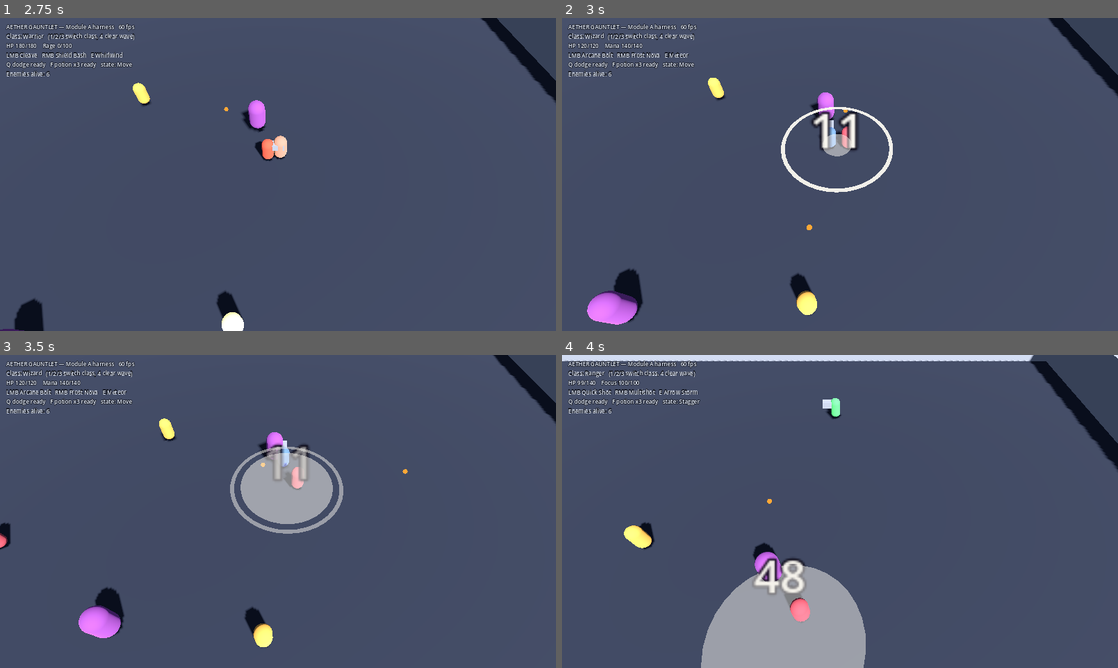
Above: before the commit, frames 1-4 (two rows, left to right).
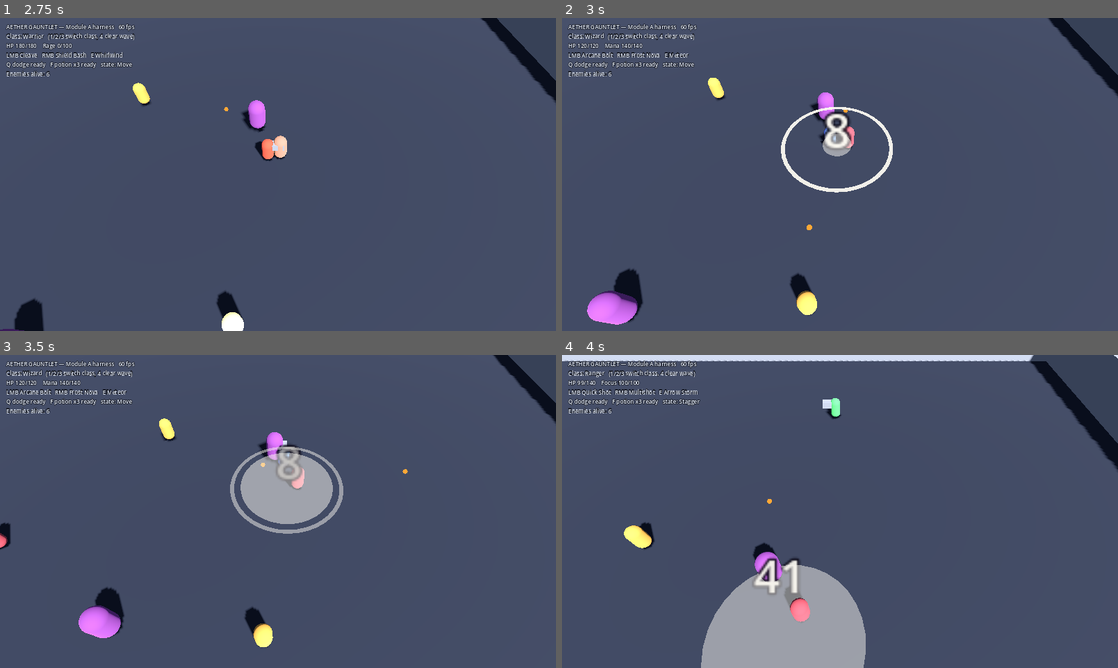
Above: after the commit, the same moments.

Repository: StevenSeagalStreams/Ashes-of-azer
Game: Godot game, scene res://scenes/world/Bootstrap.tscn
The game is run twice, just before and just after one commit, with the same random seed, the same clock (stepped at 60 frames per second) and the same inputs.
Inputs (mouse positions are in pixels of both pictures, inside the frame that each line leads up to):
- Up to frame 1 (2.75 s): move the mouse to (400, 158) at 0.52 s; hold D (move_right) 0.53-1.28 s; tap Q (dodge) at 0.6 s; move the mouse to (166, 190) at 1.27 s; hold S (move_down) 1.28-2.03 s; click (166, 190) at 1.35 s; move the mouse to (333, 105) at 2.02 s; hold D (move_right) from 2.03 s (still down); tap 1 (quickbar_1) at 2.1 s
- Up to frame 2 (3 s): move the mouse to (812, 237) at 2.77 s; release D (move_right) at 2.78 s; hold W (move_up) from 2.78 s (still down); tap 2 (quickbar_2) at 2.85 s
- Up to frame 3 (3.5 s): keep holding W (move_up)
- Up to frame 4 (4 s): move the mouse to (1006, 558) at 3.52 s; release W (move_up) at 3.53 s; hold A (move_left) from 3.53 s (still down); tap 3 (quickbar_3) at 3.6 s

Frame 1 is identical in both runs. In frame 2, 0.8% of the frame differs, in the area x 44-54%, y 29-43%; in frame 3, 0.5%; in frame 4, 0.3%.

Commit message:
fix(module-a): report mitigated damage on the hit-landed packet
Critic iteration 2 found that every floating combat number showed the
pre-armour figure. HurtboxComponent.receive_hit deep-copies the incoming
DamageInfo and it is that copy — never the caller's object — that
HealthComponent.apply_damage mitigates and stamps with applied_amount. But
HitboxComponent.scan emits hit_landed with the original, so
AbilityData._on_ability_hit_landed forwarded an un-stamped packet to
EventBus.damage_number_requested, and DamageNumber.play fell through its
`applied_amount if > 0 else amount` guard to the raw swing value.

The effect: armour, the Sunder debuff and HurtboxComponent.damage_multiplier
weak points were all applied correctly but completely invisible — the number
on screen contradicted the health bar, and direct hits reported on a
different scale from damage-over-time ticks, which pass the same object they
damaged with and were therefore already correct.

Fixed in HurtboxComponent.receive_hit by mirroring the resolved outcome back
onto the caller's packet, which is the same contract HealthComponent.apply_damage
already honours for the packet it is handed.

Covered by three tests verified to fail without the fix: two at the hitbox
level (armour mitigation and a weak-point multiplier reaching the emitted
packet) and one end-to-end through a real Warrior Cleave against an armoured
target, asserting the number shown equals the health actually lost and is
visibly below the unmitigated swing.

Suite: 164 tests, 453 assertions, zero failures.

Co-Authored-By: Claude Opus 5 <noreply@anthropic.com>
Claude-Session: https://claude.ai/code/session_012o57SU6zBE6UbVRpNdsgyN

Diff:
--- a/aether-gauntlet/scripts/components/HurtboxComponent.gd
+++ b/aether-gauntlet/scripts/components/HurtboxComponent.gd
@@ -72,6 +72,16 @@
 	packet.amount = info.amount * damage_multiplier
 	var dealt := health.apply_damage(packet)
 
+	# Mirror the resolved outcome back onto the caller's packet. The hitbox
+	# still owns that object and hands it to its own listeners — floating
+	# numbers, on-hit hooks — which need the figure that actually landed, not
+	# the one that was requested. Without this, armour, Sunder and weak-point
+	# multipliers are all applied but invisible to the player, and the number
+	# on screen contradicts the health bar.
+	info.amount = packet.amount
+	info.applied_amount = packet.applied_amount
+	info.was_absorbed = packet.was_absorbed
+
 	if dealt > 0.0:
 		hit_received.emit(packet)
 		_apply_reaction(packet)
--- a/aether-gauntlet/tests/cases/TestCombatVolumes.gd
+++ b/aether-gauntlet/tests/cases/TestCombatVolumes.gd
@@ -199,6 +199,54 @@
 	)
 
 
+func test_hit_landed_reports_the_damage_that_actually_landed() -> void:
+	# The floating combat number is drawn from this packet, so if it carries
+	# the pre-mitigation figure the player is told a number the game did not
+	# apply — armour, Sunder and weak points all become invisible.
+	var target := _make_target(Vector3(1.0, 0.0, 0.0))
+	var stats: StatsComponent = target["stats"]
+	stats.set_base_stat(GameEnums.Stat.ARMOR, 400.0)
+	_install_hitbox()
+	await physics_frames(2)
+
+	var seen: Dictionary = {}
+	hitbox.hit_landed.connect(
+		func(_hurtbox: HurtboxComponent, dealt: float, info: DamageInfo) -> void:
+			seen["dealt"] = dealt
+			seen["applied"] = info.applied_amount
+	)
+	hitbox.activate(0.0)
+
+	assert_almost_eq(float(seen.get("dealt", 0.0)), 12.5, 0.001, "400 armour halves a 25 hit")
+	assert_almost_eq(
+		float(seen.get("applied", 0.0)),
+		float(seen.get("dealt", 0.0)),
+		0.001,
+		"the reported packet agrees with the damage the health component applied"
+	)
+
+
+func test_hit_landed_reflects_a_weak_point_multiplier() -> void:
+	var target := _make_target(Vector3(1.0, 0.0, 0.0))
+	(target["hurtbox"] as HurtboxComponent).damage_multiplier = 3.0
+	_install_hitbox()
+	await physics_frames(2)
+
+	var seen: Dictionary = {}
+	hitbox.hit_landed.connect(
+		func(_hurtbox: HurtboxComponent, _dealt: float, info: DamageInfo) -> void:
+			seen["applied"] = info.applied_amount
+	)
+	hitbox.activate(0.0)
+
+	assert_almost_eq(
+		float(seen.get("applied", 0.0)),
+		75.0,
+		0.001,
+		"a weak point hit reports the tripled damage, not the base swing"
+	)
+
+
 func test_critical_hits_multiply_damage() -> void:
 	var target := _make_target(Vector3(1.0, 0.0, 0.0))
 	_install_hitbox()
--- a/aether-gauntlet/tests/cases/TestPlayer.gd
+++ b/aether-gauntlet/tests/cases/TestPlayer.gd
@@ -76,7 +76,7 @@
 	hurtbox.add_child(shape)
 	body.add_child(hurtbox)
 
-	return {"body": body, "health": health, "status": status}
+	return {"body": body, "health": health, "status": status, "stats": stats}
 
 
 func test_player_boots_with_a_class_applied() -> void:
@@ -244,6 +244,48 @@
 	assert_lt(health.current_health, before, "the cleave connected")
 
 
+func test_the_floating_number_matches_the_damage_actually_applied() -> void:
+	# End to end through a real class ability against an armoured target: what
+	# the player is shown has to be what the health bar lost, or armour and
+	# debuffs silently stop being legible.
+	_add_floor()
+	_spawn_player(GameEnums.ClassId.WARRIOR)
+	var dummy := _spawn_dummy(2.0)
+	var health: HealthComponent = dummy["health"]
+	var stats: StatsComponent = dummy["stats"]
+	stats.set_base_stat(GameEnums.Stat.ARMOR, 400.0)
+	await physics_frames(3)
+
+	var seen: Dictionary = {}
+	EventBus.damage_number_requested.connect(
+		func(_position: Vector3, info: DamageInfo) -> void:
+			seen["shown"] = info.applied_amount,
+		CONNECT_ONE_SHOT
+	)
+
+	var before := health.current_health
+	assert_true(player.try_cast(AbilityComponent.SLOT_PRIMARY), "cast started")
+	await physics_frames(24)
+
+	var lost := before - health.current_health
+	assert_gt(lost, 0.0, "the cleave connected")
+	assert_almost_eq(
+		float(seen.get("shown", -1.0)),
+		lost,
+		0.01,
+		"the number on screen equals the health the target actually lost"
+	)
+	assert_lt(
+		float(seen.get("shown", 0.0)),
+		(player.class_data.primary_ability as AbilityData).compute_damage(
+			AbilityContext.create(
+				player, player.stats, GameEnums.Faction.PLAYER, player.aim_point
+			)
+		),
+		"and it is visibly lower than the unmitigated swing, so armour reads on screen"
+	)
+
+
 func test_primary_attack_misses_an_enemy_behind_you() -> void:
 	_add_floor()
 	_spawn_player(GameEnums.ClassId.WARRIOR)
